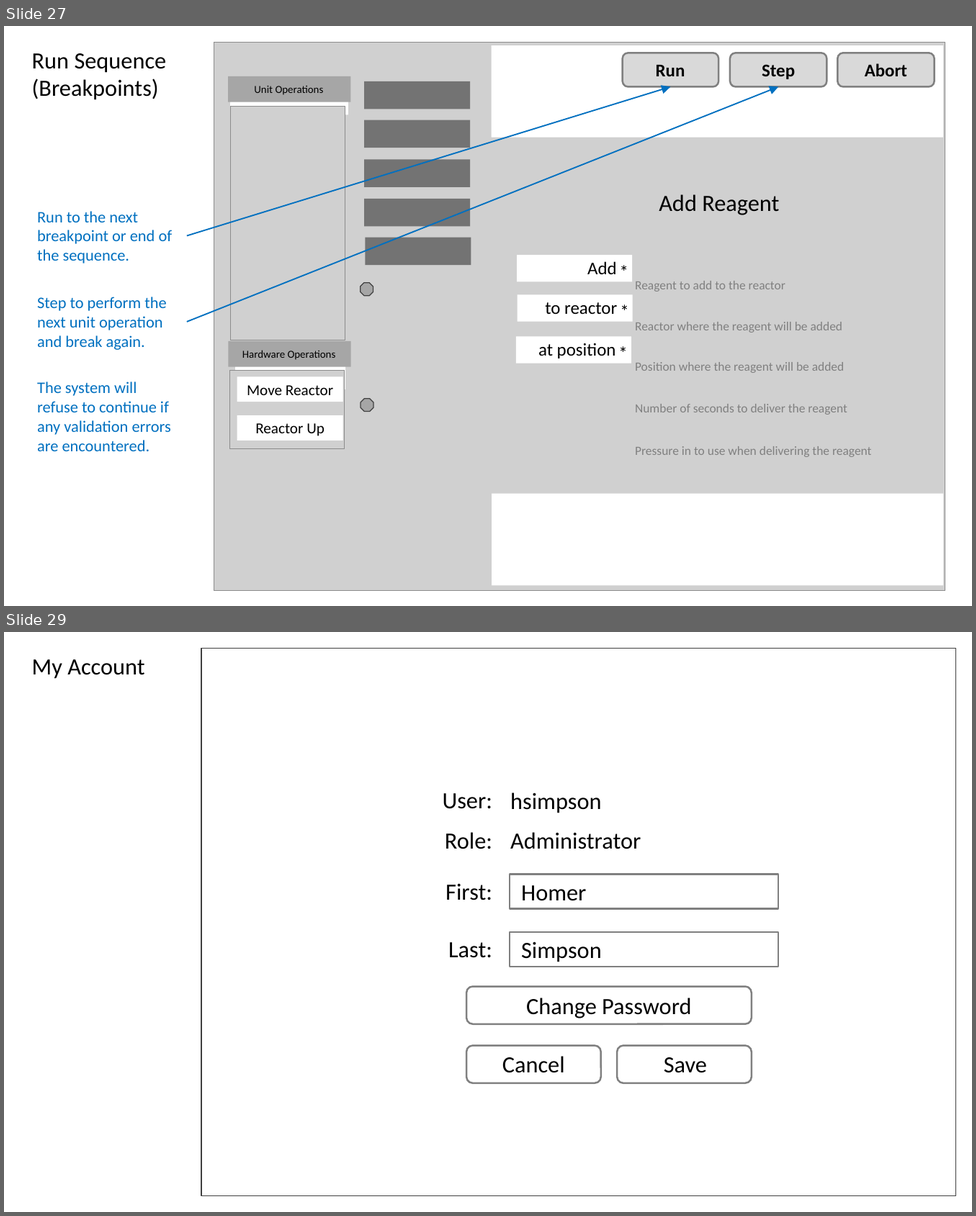
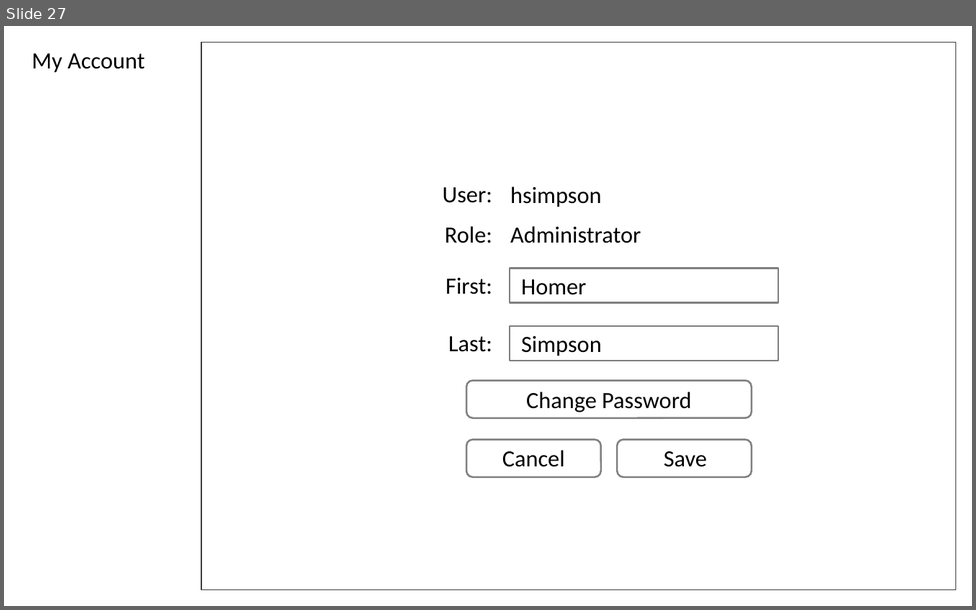
Before and after one commit to michaelvandam/elixys, a slide deck: doc/ElixysUserInterfaceWireframes3.pptx. Shown one above the other, each under a label of ours: slides 27 and 29 before the commit, slide 27 after it; the slides between them are not shown. The pictures are 976x1216 and 976x610 pixels, drawn with LibreOffice and Linux fonts; fonts in the diff are those of the drawing; grey boxes stand for pictures. Boxes give left, top, right and bottom in pixels: in the first picture for what was removed or moved away, otherwise in the second. Text is boxed around its words. In the diff, an @@ line names an element or a change of style, - is before the commit and + after.

```diff
--- a/doc/ElixysUserInterfaceWireframes3.pptx
+++ b/doc/ElixysUserInterfaceWireframes3.pptx
@@ slide 27 removed at <box>4,26,972,606</box>, background #FFFFFF @@
@@ rectangle removed at <box>491,45,943,138</box> @@
-C`
@@ text removed at <box>32,53,167,100</box> @@
-Run Sequence
-(Breakpoints)
@@ rounded rectangle removed at <box>622,53,718,87</box> @@
@@ text removed at <box>656,65,685,76</box> @@
-Run
@@ rounded rectangle removed at <box>730,53,826,87</box> @@
@@ text removed at <box>761,64,795,79</box> @@
-Step
@@ rounded rectangle removed at <box>838,53,934,87</box> @@
@@ text removed at <box>864,63,907,76</box> @@
-Abort
@@ arrow removed from (187, 236) to (671, 86) @@
@@ arrow removed from (187, 322) to (778, 86) @@
@@ rounded rectangle removed at <box>364,81,470,110</box> @@
@@ rounded rectangle removed at <box>364,120,470,148</box> @@
@@ rounded rectangle removed at <box>364,159,470,187</box> @@
@@ text removed at <box>37,211,172,264</box> @@
-Run to the next breakpoint or end of the sequence.
@@ rounded rectangle removed at <box>364,199,470,227</box> @@
@@ rounded rectangle removed at <box>365,238,471,265</box> @@
@@ octagon removed at <box>360,283,373,296</box> @@
@@ text removed at <box>37,297,166,350</box> @@
-Step to perform the next unit operation and break again.
@@ group removed at <box>214,42,944,591</box>: 17 texts, 9 rectangles, 3 pictures @@
-Unit Operations
-Hardware Operations
-Move Reactor
-Reactor Up
-Reactor where the reagent will be added
-Reagent to add to the reactor
-Position where the reagent will be added
-Number of seconds to deliver the reagent
-Pressure in to use when delivering the reagent
-Add Reagent
-*
-*
-*
-*
-Add
-*
-to reactor
-*
-at position
@@ text removed at <box>37,382,171,452</box> @@
-The system will refuse to continue if any validation errors are encountered.
@@ octagon removed at <box>360,399,373,412</box> @@
@@ rectangle removed at <box>491,494,944,586</box> @@
@@ what was slide 29 is now slide 27 @@
```
Also in this commit, not shown: 16 slides changed, 6 slides added, 7 other slides removed.
